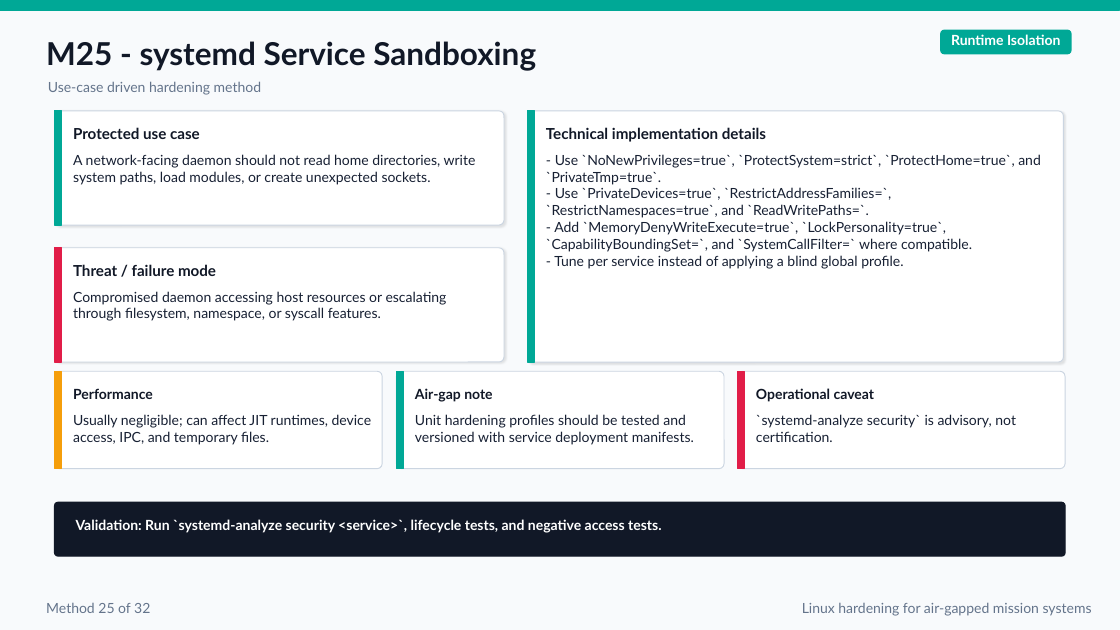
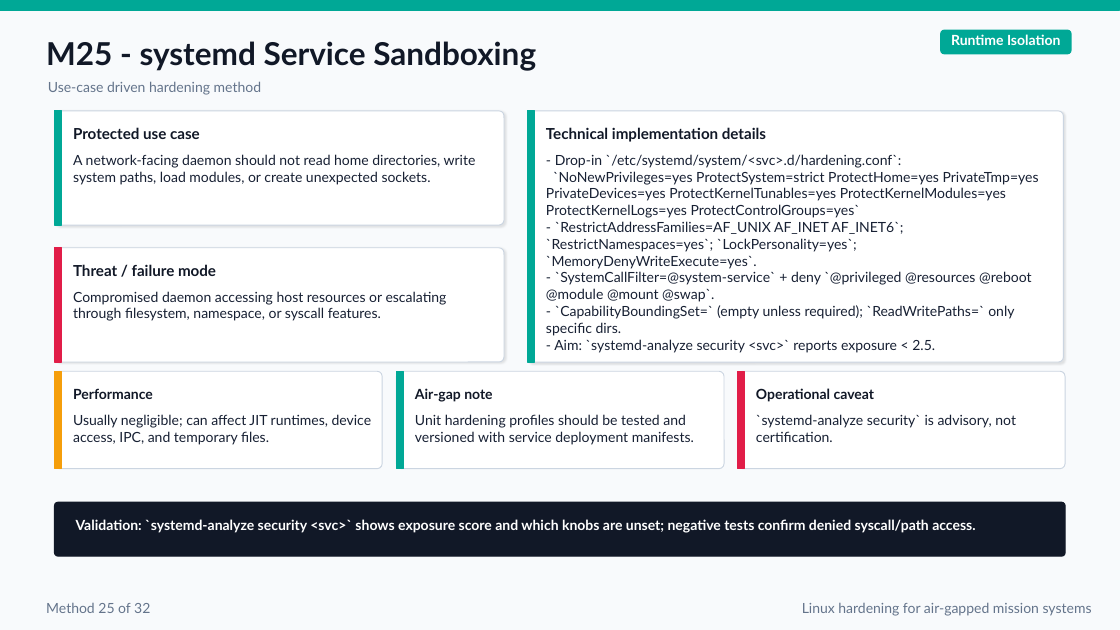
Before and after one commit to FelixKras/Drawio-stuff-, a slide deck: slide 35 of Linux_Mission_Critical_Air_Gapped_Hardening_Final.pptx. Drawn at 1120x630 pixels with LibreOffice and Linux fonts; fonts in the diff are those of the drawing. Boxes give left, top, right and bottom in pixels: in the first picture for what was removed or moved away, otherwise in the second. Text is boxed around its words. In the diff, an @@ line names an element or a change of style, - is before the commit and + after.

Commit message:
update

```diff
--- a/Linux_Mission_Critical_Air_Gapped_Hardening_Final.pptx
+++ b/Linux_Mission_Critical_Air_Gapped_Hardening_Final.pptx
@@ text at bbox=[546, 154, 1039, 353]: text changed @@
-- Use `NoNewPrivileges=true`, `ProtectSystem=strict`, `ProtectHome=true`, and `PrivateTmp=true`.
-- Use `PrivateDevices=true`, `RestrictAddressFamilies=`, `RestrictNamespaces=true`, and `ReadWritePaths=`.
-- Add `MemoryDenyWriteExecute=true`, `LockPersonality=true`, `CapabilityBoundingSet=`, and `SystemCallFilter=` where compatible.
-- Tune per service instead of applying a blind global profile.
+- Drop-in `/etc/systemd/system/<svc>.d/hardening.conf`:
+`NoNewPrivileges=yes ProtectSystem=strict ProtectHome=yes PrivateTmp=yes PrivateDevices=yes ProtectKernelTunables=yes ProtectKernelModules=yes ProtectKernelLogs=yes ProtectControlGroups=yes`
+- `RestrictAddressFamilies=AF_UNIX AF_INET AF_INET6`; `RestrictNamespaces=yes`; `LockPersonality=yes`; `MemoryDenyWriteExecute=yes`.
+- `SystemCallFilter=@system-service` + deny `@privileged @resources @reboot @module @mount @swap`.
+- `CapabilityBoundingSet=` (empty unless required); `ReadWritePaths=` only specific dirs.
+- Aim: `systemd-analyze security <svc>` reports exposure < 2.5.
@@ text at bbox=[76, 519, 975, 533]: text changed @@
-Validation: Run `systemd-analyze security <service>`, lifecycle tests, and negative access tests.
+Validation: `systemd-analyze security <svc>` shows exposure score and which knobs are unset; negative tests confirm denied syscall/path access.
```
Also in this commit, not shown: 35 other slides changed, 1 slide added.
